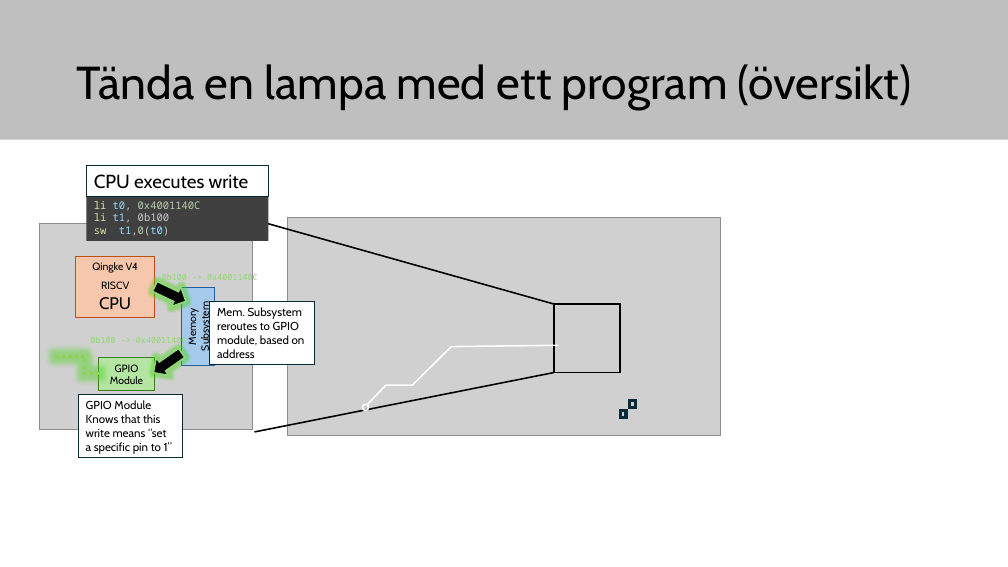
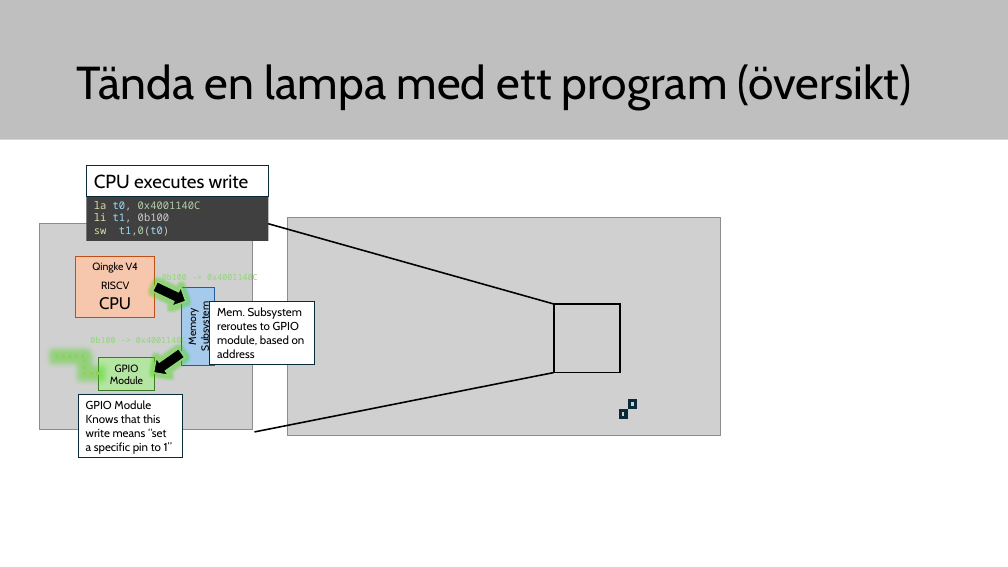
Before and after one commit to elias-at-chalmers/mop-lecture_notes-mirror, a slide deck: slide 4 of slides/lecture04-intro-gpio-c.pptx (slide 3 before the commit). Drawn at 1008x567 pixels with LibreOffice and Linux fonts; fonts in the diff are those of the drawing; grey boxes stand for pictures. Boxes give left, top, right and bottom in pixels: in the first picture for what was removed or moved away, otherwise in the second. Text is boxed around its words. In the diff, an @@ line names an element or a change of style, - is before the commit and + after.

```diff
--- a/slides/lecture04-intro-gpio-c.pptx
+++ b/slides/lecture04-intro-gpio-c.pptx
@@ text in rectangle at (x1=94, y1=201, x2=201, y2=211): text changed @@
-li t0, 0x4001140C
+la t0, 0x4001140C
@@ freeform shape removed at (x1=367, y1=346, x2=558, y2=405) @@
@@ ellipse removed at (x1=362, y1=405, x2=368, y2=411) @@
```
Also in this commit, not shown: 5 other slides changed, 5 slides added, 3 slides removed, 1 other file.
